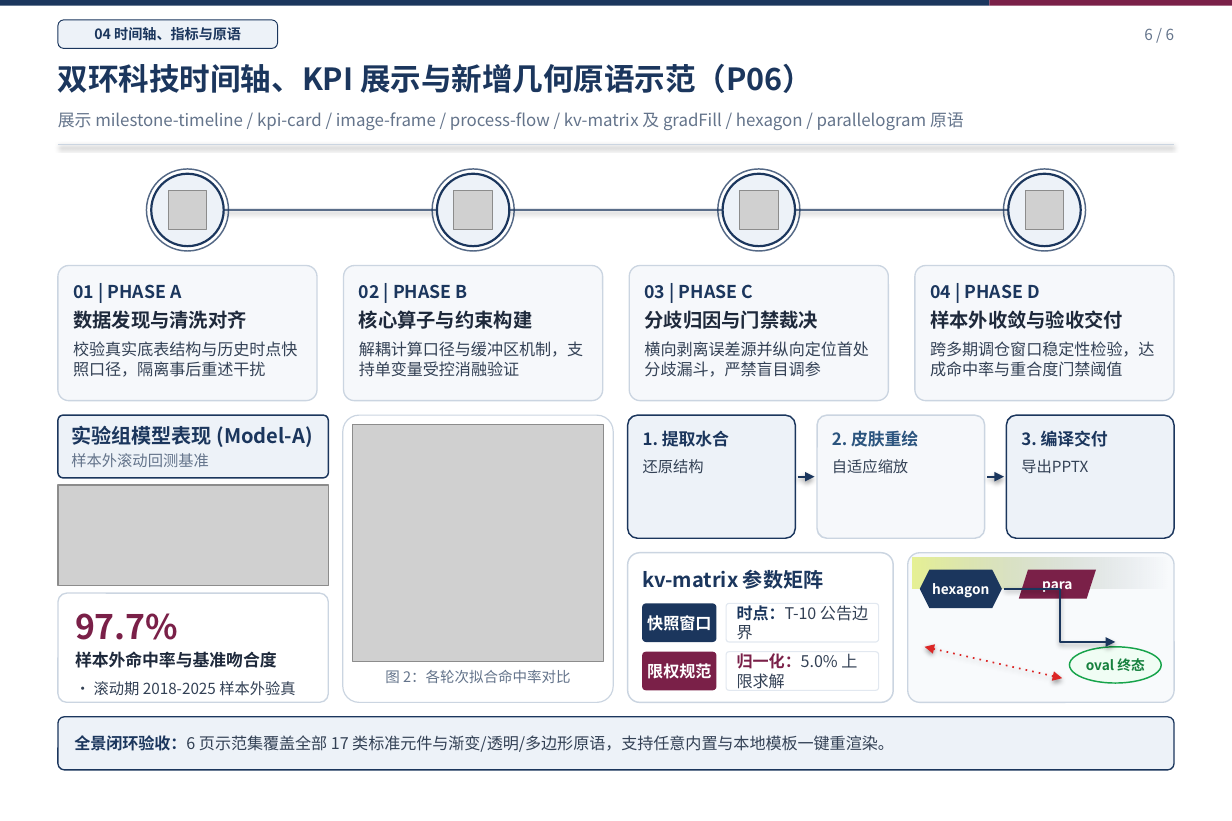
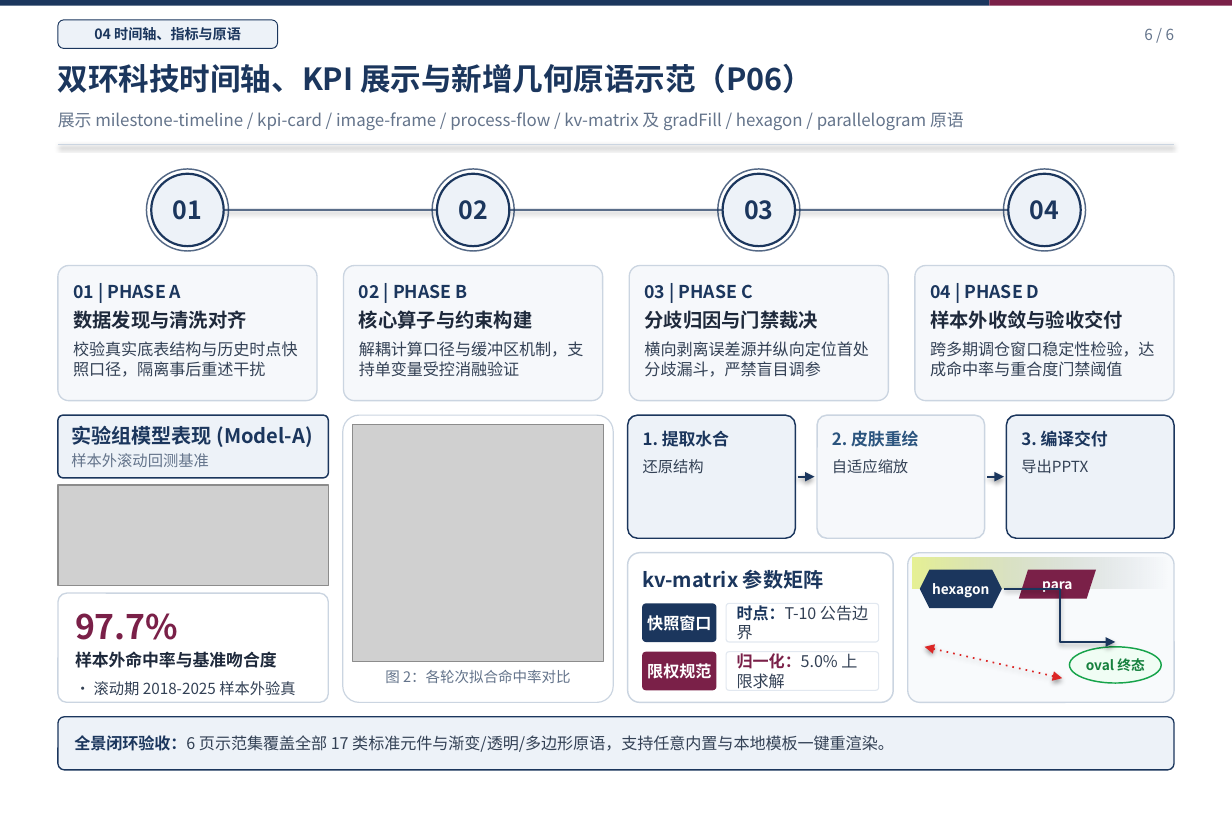
Before and after one commit to CrystalShrimp/pretty_ppt, a slide deck: slide 6 of component_showcase.pptx. Drawn at 1232x821 pixels with LibreOffice and Linux fonts; fonts in the diff are those of the drawing; grey boxes stand for pictures. Boxes give left, top, right and bottom in pixels: in the first picture for what was removed or moved away, otherwise in the second. Text is boxed around its words. In the diff, an @@ line names an element or a change of style, - is before the commit and + after.

```diff
--- a/component_showcase.pptx
+++ b/component_showcase.pptx
@@ picture removed at <box>168,191,206,229</box> @@
@@ text in ellipse at <box>173,200,202,220</box>: text added @@
+01
@@ picture removed at <box>454,191,493,229</box> @@
@@ text in ellipse at <box>458,200,487,220</box>: text added @@
+02
@@ picture removed at <box>739,191,778,229</box> @@
@@ text in ellipse at <box>744,200,773,220</box>: text added @@
+03
@@ picture removed at <box>1026,191,1064,229</box> @@
@@ text in ellipse at <box>1030,200,1059,220</box>: text added @@
+04
```
Also in this commit, not shown: 2 other slides changed, 29 other files.
